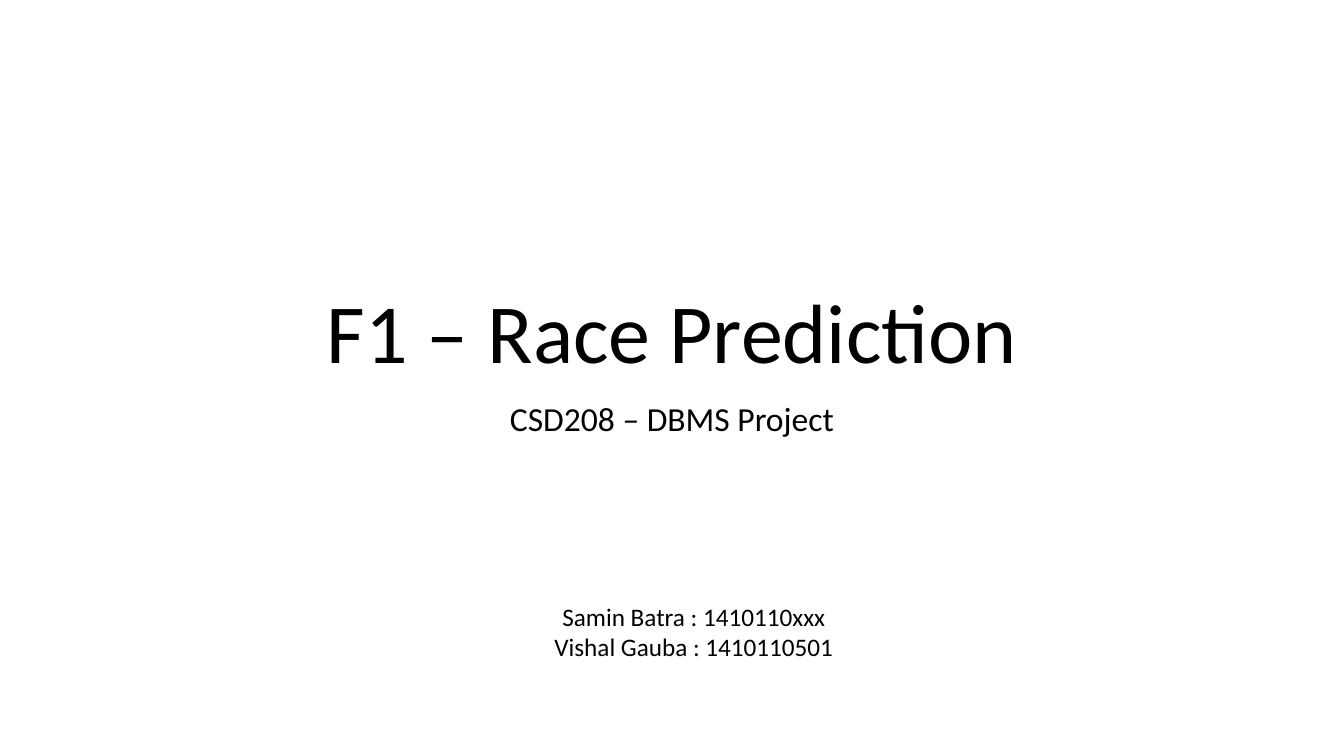
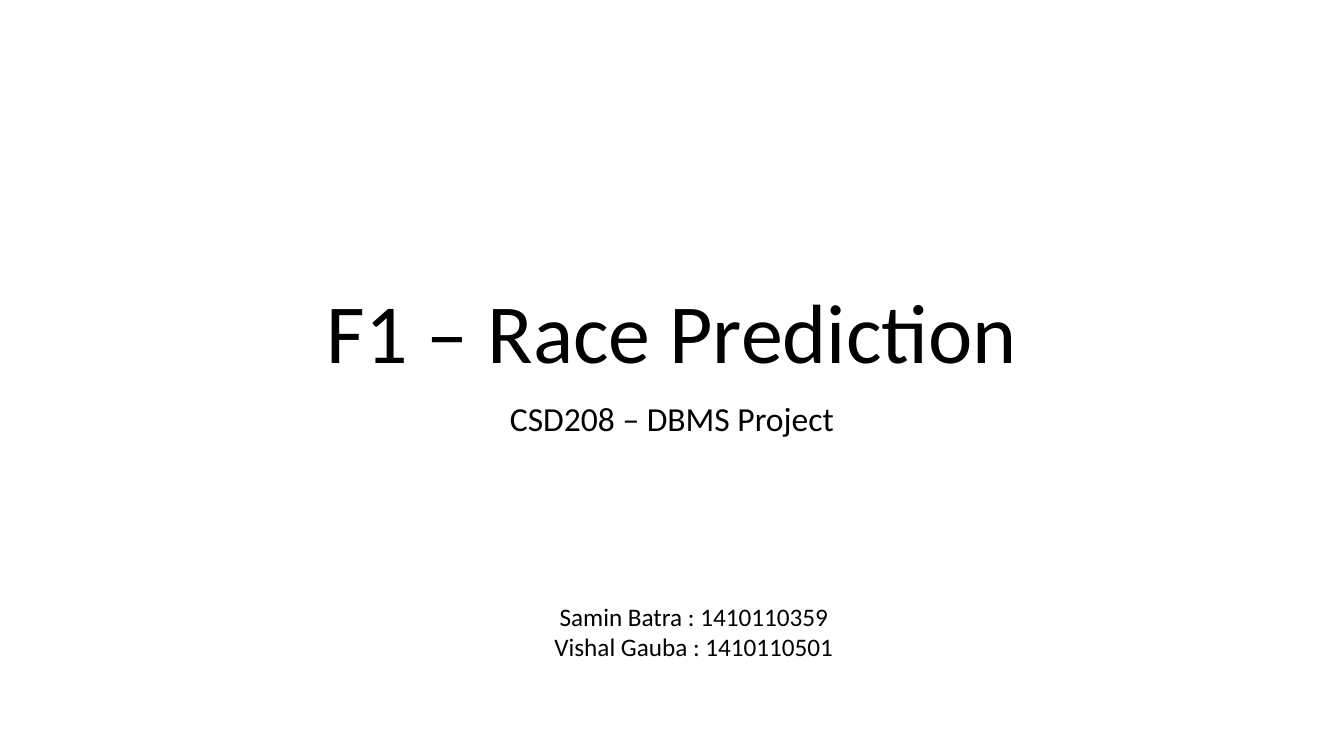
Before and after one commit to FlameFractal/F1-Race-Predictor-Game, a slide deck: slide 1 of F1 – Race Prediction.pptx. Drawn at 1344x756 pixels with LibreOffice and Linux fonts; fonts in the diff are those of the drawing. Boxes give left, top, right and bottom in pixels: in the first picture for what was removed or moved away, otherwise in the second. Text is boxed around its words. In the diff, an @@ line names an element or a change of style, - is before the commit and + after.

Commit message:
ppt

```diff
--- a/F1 – Race Prediction.pptx
+++ b/F1 – Race Prediction.pptx
@@ text at (x1=560, y1=608, x2=828, y2=627): text changed @@
-Samin Batra : 1410110xxx
+Samin Batra : 1410110359
```
Also in this commit, not shown: 1 other slide changed.
